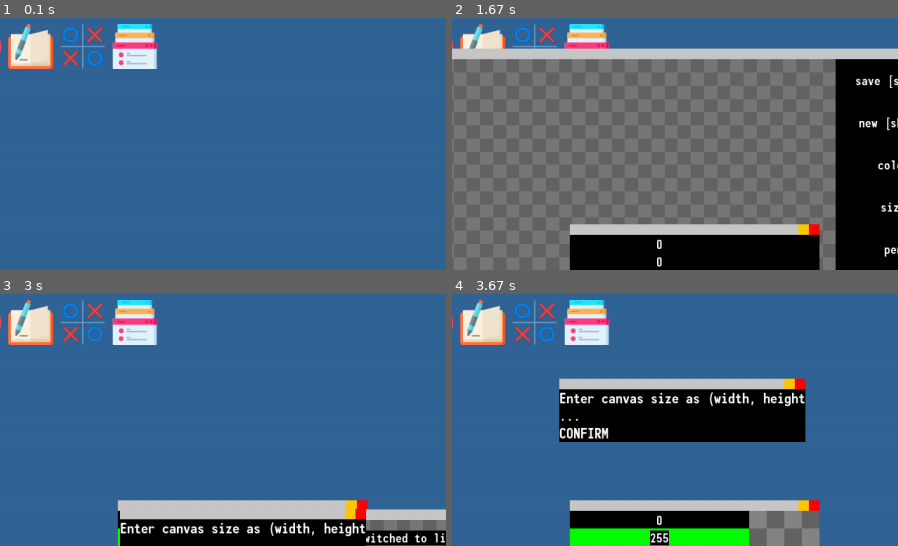
Above: before the commit, frames 1-4 (two rows, left to right).
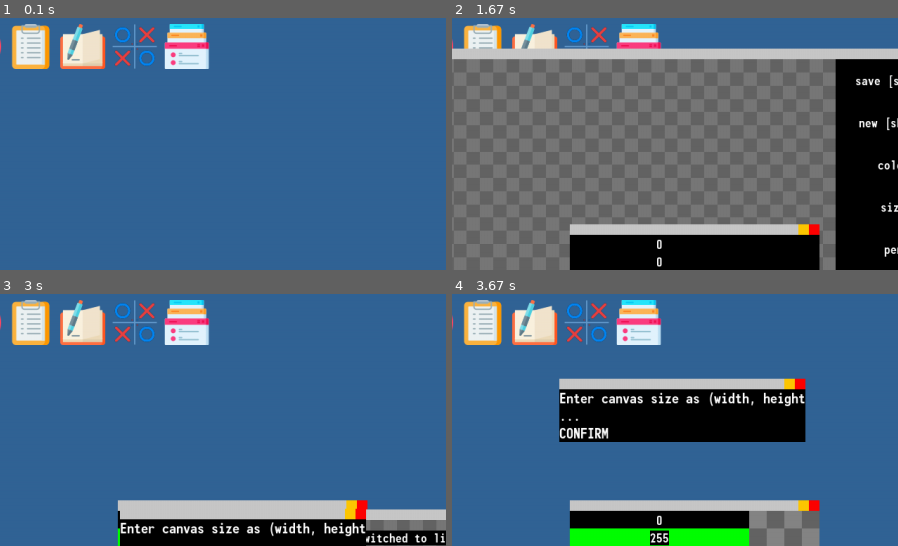
Above: after the commit, the same moments.

Repository: milktheinternet/pygameVOS
Game: pygame game, started from vos.py
Two runs of this game, one before a commit and one after it. Both use one fixed random seed, a clock stepped at 60 frames per second and the inputs below.
Inputs (mouse positions are % of the whole screen's width and height, from its top left):
- Up to frame 1 (0.1 s): no input
- Up to frame 2 (1.67 s): press the mouse at (14, 6) at 0.37 s; move the mouse to (30, 14) at 0.47 s; release the mouse at (45, 22) at 0.6 s; tap Esc at 0.67 s; press the mouse at (14, 6) at 1.03 s; move the mouse to (28, 30) at 1.13 s; release the mouse at (42, 54) at 1.27 s; press the mouse at (73, 29) at 1.37 s; move the mouse to (75, 20) at 1.47 s; release the mouse at (76, 12) at 1.6 s
- Up to frame 3 (3 s): press the mouse at (50, 49) at 1.7 s; move the mouse to (67, 59) at 1.8 s; release the mouse at (85, 70) at 1.93 s; press the mouse at (50, 7) at 2.03 s; move the mouse to (60, 25) at 2.13 s; release the mouse at (70, 44) at 2.27 s; press the mouse at (93, 91) at 2.37 s; move the mouse to (56, 89) at 2.47 s; release the mouse at (19, 87) at 2.6 s; press the mouse at (93, 57) at 2.7 s; move the mouse to (69, 71) at 2.8 s; release the mouse at (46, 85) at 2.93 s
- Up to frame 4 (3.67 s): press the mouse at (50, 43) at 3.03 s; move the mouse to (49, 30) at 3.13 s; release the mouse at (48, 18) at 3.27 s; press the mouse at (69, 44) at 3.37 s; move the mouse to (60, 63) at 3.47 s; release the mouse at (51, 82) at 3.6 s
The pictures show only the part of the screen within x 22-72%, y 0-50%; the shares and areas given below are measured in that part.

The runs differ from the first frame. In frame 1, 6.5% of the frame differs, in the area x 1-48%, y 2-21%; in frame 2, 3.4%; in frame 3, 6.5%; in frame 4, 6.5%.

Commit message:
fixed a bug that brought apps back from the dead

Diff:
--- /dev/null
+++ b/users/username/apps/Running/app.py
@@ -0,0 +1,10 @@
+from vos import *
+
+class MyApp(TextApp):
+    def __init__(self, vos):
+        super().__init__(vos, "Running", (300, 400), font=None)
+
+    def idle_render(self):
+        self.update_render("\n".join(reversed(
+            [app.name for app in self.vos.running])))
+        super().idle_render()
--- a/vos_apps.py
+++ b/vos_apps.py
@@ -28,7 +28,7 @@
     def run(self):
         app = type(self)(self.vos)
         running_names = ', '.join([f'{app.name}{app.id}' for app in self.vos.running])
-        print(f"adding {self.name}{self.id} to {running_names}")
+        #print(f"adding {self.name}{self.id} to {running_names}")
         self.vos.running.append(app)
         app.on_run()
         self.vos.on_run(app)
@@ -103,12 +103,11 @@
 
     def on_run(self):
         super().on_run()
+        self.vos.input.on_click.insert(0,self.on_click)
         self.focus()
-        self.vos.input.on_click.insert(0,self.on_click)
-        self.srf.fill(self.bg)
 
     def close(self):
-        if self.on_click in self.vos.input.on_click:
+        while self.on_click in self.vos.input.on_click:
             self.vos.input.on_click.remove(self.on_click)
         super().close()
 
@@ -122,9 +121,9 @@
                 app.active = False
         self.active = True
 
-        if self in vos.running:
-            vos.running.remove(self)
+        vos.running.remove(self)
         vos.running.append(self)
+
         if self.on_click in vos.input.on_click:
             vos.input.on_click.remove(self.on_click)
         vos.input.on_click.insert(0,self.on_click)
@@ -211,7 +210,6 @@
         srf.blit(self.srf, (0, self.tab_height))
         self.minimize_start = self.vos.time
         self.minimize_srf = srf
-        print("Started minimization animation")
 
 
     def idle_render(self):
Binary file added: users/username/apps/Running/icon.png
